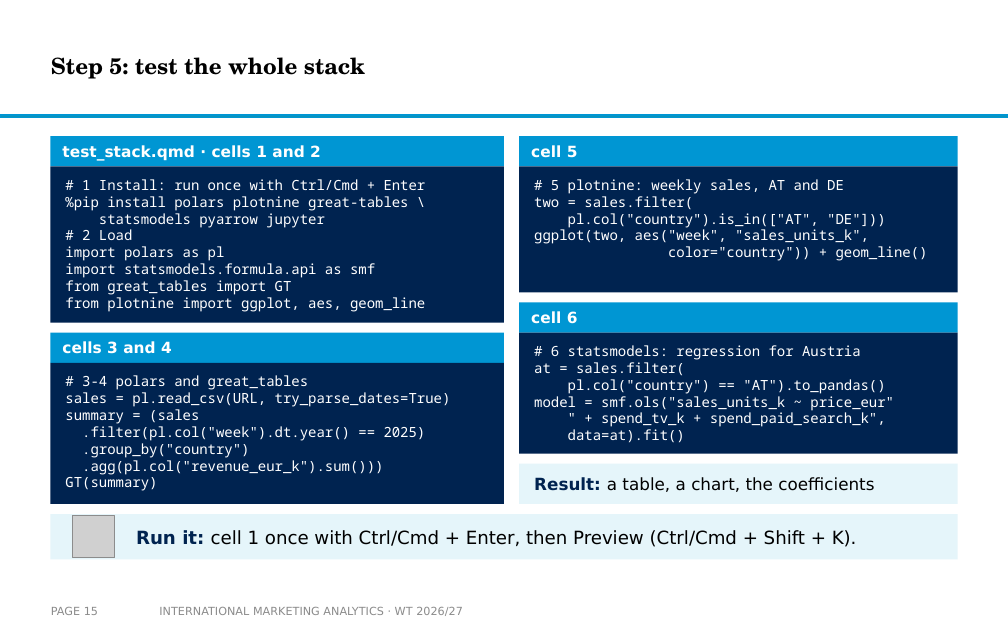
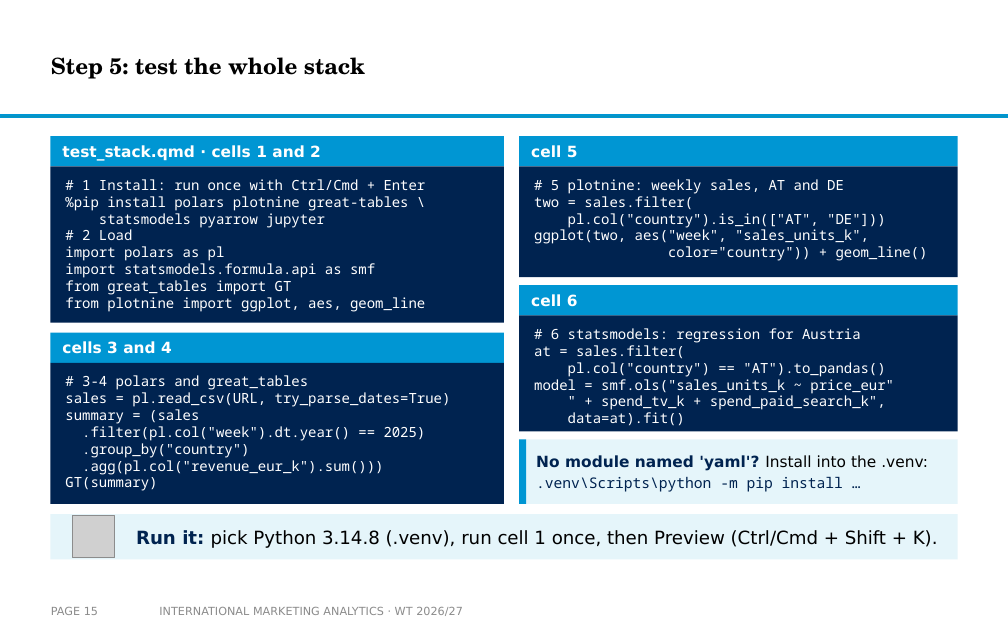
Before and after one commit to arnefloh-wu/International-Marketing-Analytics, a slide deck: slide 15 of slides/01a_setup-and-registration_WT26-27.pptx. Drawn at 1008x630 pixels with LibreOffice and Linux fonts; fonts in the diff are those of the drawing; grey boxes stand for pictures; background and template pictures are left out. Boxes give left, top, right and bottom in pixels: in the first picture for what was removed or moved away, otherwise in the second. Text is boxed around its words. In the diff, an @@ line names an element or a change of style, - is before the commit and + after.

```diff
--- a/slides/01a_setup-and-registration_WT26-27.pptx
+++ b/slides/01a_setup-and-registration_WT26-27.pptx
@@ rectangle: place and size @@
-rectangle at [519, 166, 958, 292]
+rectangle at [519, 166, 958, 277]
@@ rectangle: place and size @@
-rectangle at [519, 302, 958, 333]
+rectangle at [519, 285, 958, 316]
@@ text "cell 6": place and size @@
-text "cell 6" at [531, 311, 578, 324]
+text "cell 6" at [531, 294, 578, 307]
@@ rectangle: place and size @@
-rectangle at [519, 333, 958, 454]
+rectangle at [519, 316, 958, 431]
@@ text "# 6 statsmodels: regression for ...": place and size @@
-text "# 6 statsmodels: regression for ..." at [534, 345, 894, 443]
+text "# 6 statsmodels: regression for ..." at [534, 328, 894, 426]
@@ rectangle: place and size @@
-rectangle at [519, 464, 958, 504]
+rectangle at [519, 439, 958, 504]
@@ rectangle added at [519, 439, 526, 504], fill #0096D3 @@
@@ text removed at [534, 477, 874, 492] @@
-Result: a table, a chart, the coefficients
@@ text added at [536, 455, 928, 492], 11 pt, text #002350 @@
+No module named 'yaml'? Install into the .venv:
+.venv\Scripts\python -m pip install …
@@ text at [136, 530, 938, 548]: text changed @@
-Run it: cell 1 once with Ctrl/Cmd + Enter, then Preview (Ctrl/Cmd + Shift + K).
+Run it: pick Python 3.14.8 (.venv), run cell 1 once, then Preview (Ctrl/Cmd + Shift + K).
```
Also in this commit, not shown: 1 other slide changed, 2 other files.
